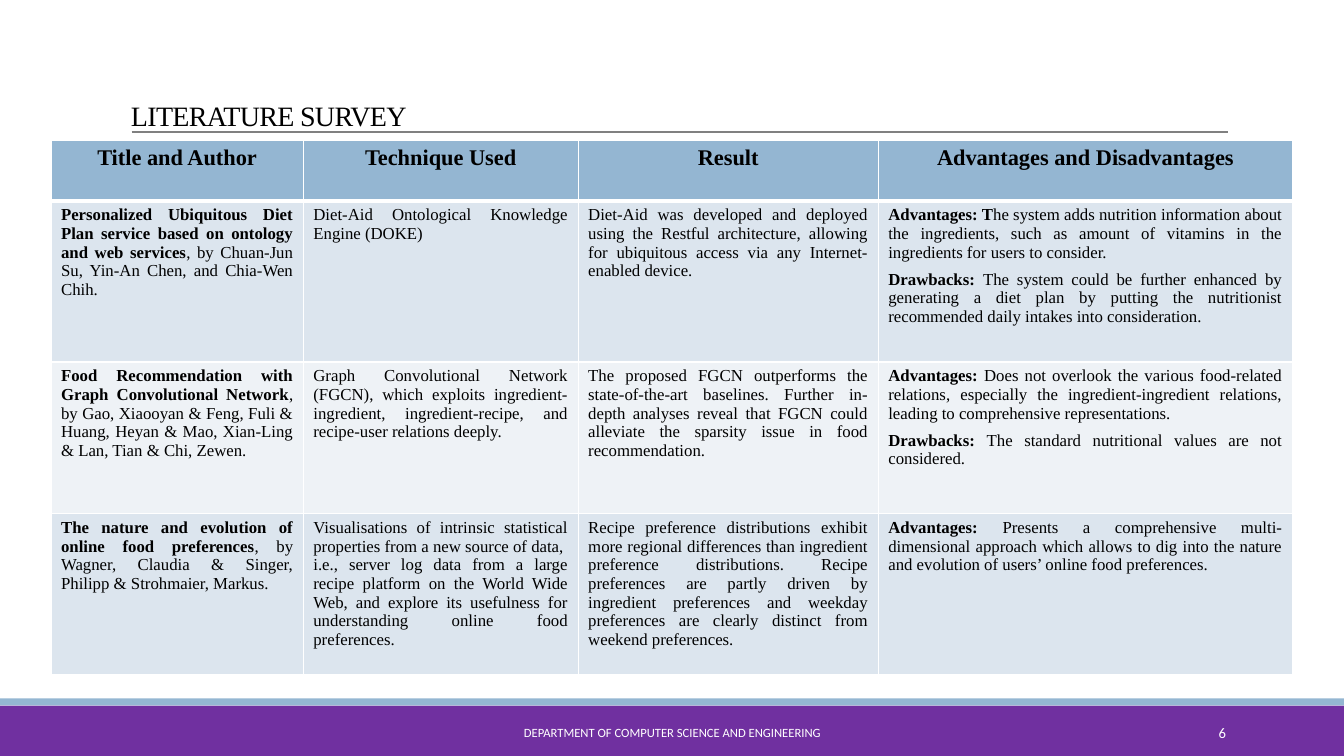
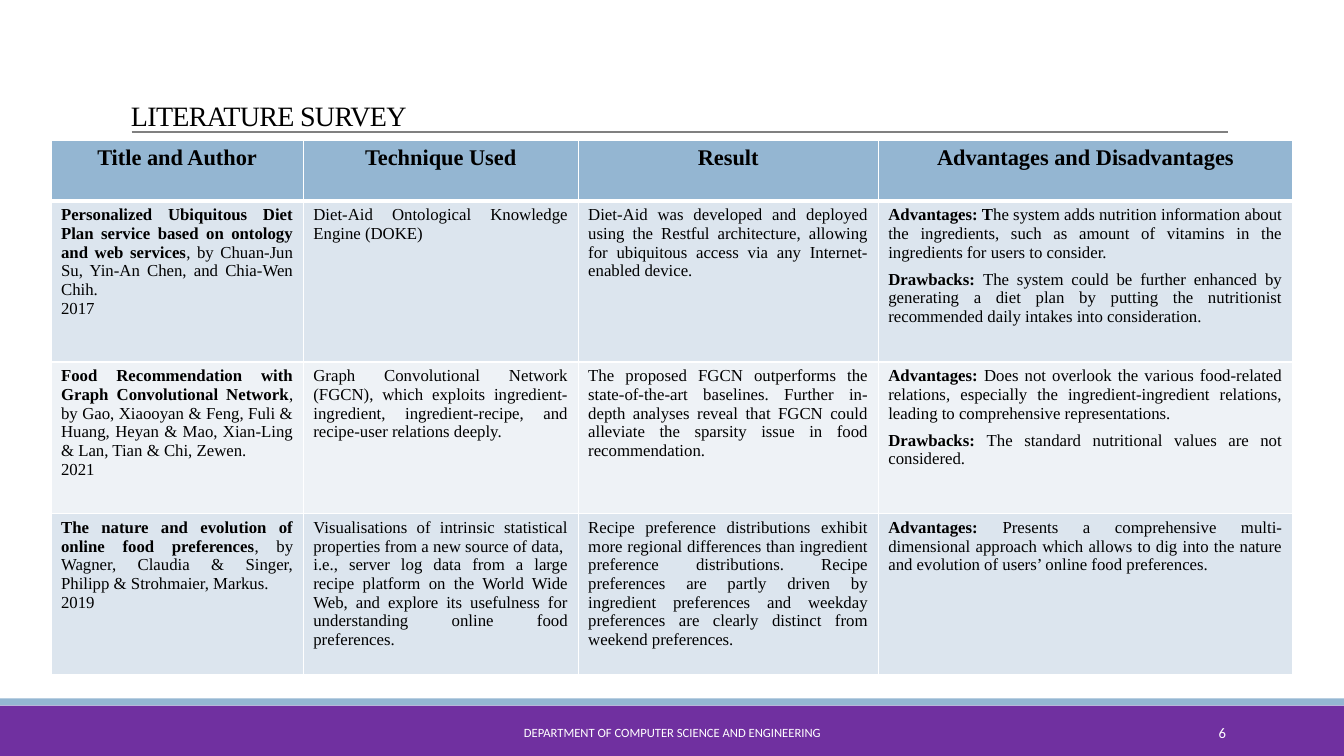
Before and after one commit to Gaurav-71/Multi-Factor-based-Nutrient-Management-and-Recipe-Recommendation-System, a slide deck: slide 6 of Documentation/1MS18CS025_040_043_046.pptx. Drawn at 1344x756 pixels with LibreOffice and Linux fonts; fonts in the diff are those of the drawing; background and template pictures are left out. Boxes give left, top, right and bottom in pixels: in the first picture for what was removed or moved away, otherwise in the second. Text is boxed around its words. In the diff, an @@ line names an element or a change of style, - is before the commit and + after.

```diff
--- a/Documentation/1MS18CS025_040_043_046.pptx
+++ b/Documentation/1MS18CS025_040_043_046.pptx
@@ table at [51,140,1294,675] @@
-row 2, column 1: Personalized Ubiquitous Diet Plan service based on ontology and web services, by Chuan-Jun Su, Yin-An Chen, and Chia-Wen Chih.
+row 2, column 1: Personalized Ubiquitous Diet Plan service based on ontology and web services, by Chuan-Jun Su, Yin-An Chen, and Chia-Wen Chih. / 2017
-row 3, column 1: Food Recommendation with Graph Convolutional Network, by Gao, Xiaooyan & Feng, Fuli & Huang, Heyan & Mao, Xian-Ling & Lan, Tian & Chi, Zewen.
+row 3, column 1: Food Recommendation with Graph Convolutional Network, by Gao, Xiaooyan & Feng, Fuli & Huang, Heyan & Mao, Xian-Ling & Lan, Tian & Chi, Zewen. / 2021
-row 4, column 1: The nature and evolution of online food preferences, by Wagner, Claudia & Singer, Philipp & Strohmaier, Markus.
+row 4, column 1: The nature and evolution of online food preferences, by Wagner, Claudia & Singer, Philipp & Strohmaier, Markus. / 2019
```
Also in this commit, not shown: 4 other slides changed, 4 other files.
